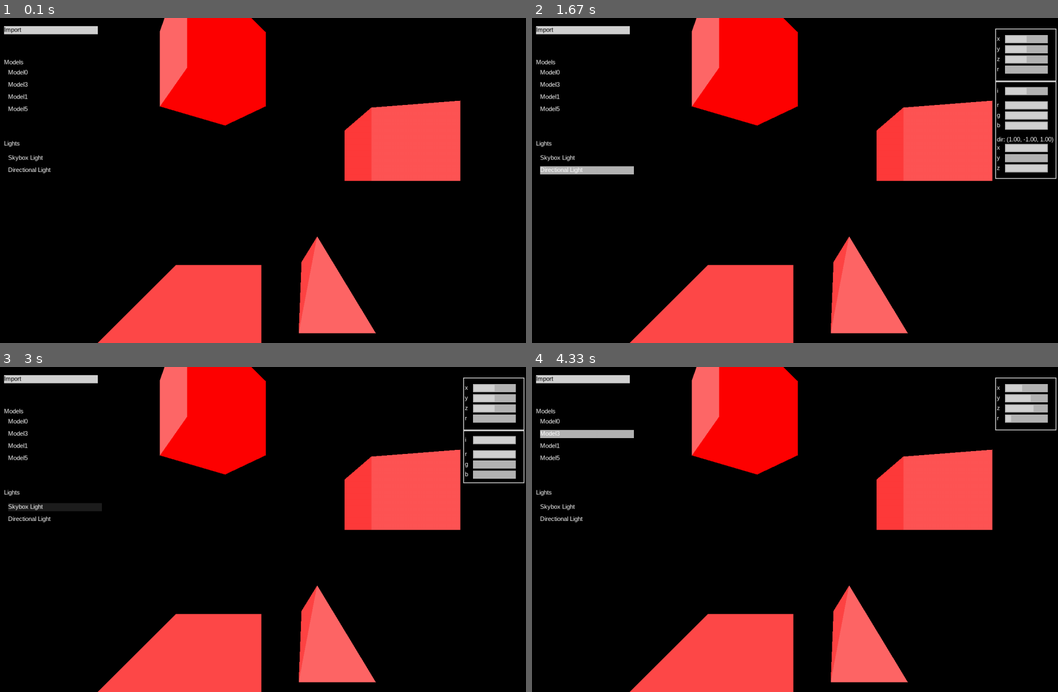
Above: before the commit, frames 1-4 (two rows, left to right).
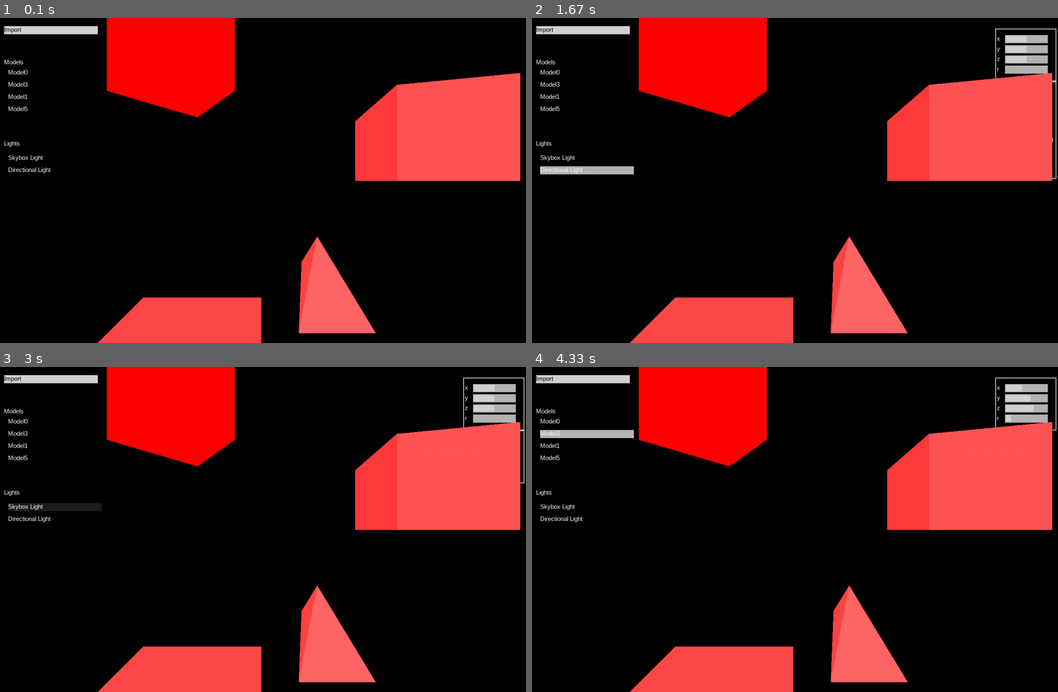
Above: after the commit, the same moments.

Repository: MichalTraczyk/pygame-3d-renderer
Game: pygame game, started from src/main.py
The game is run twice, just before and just after one commit, with the same random seed, the same clock (stepped at 60 frames per second) and the same inputs.
Inputs (mouse positions are in pixels of both pictures, inside the frame that each line leads up to):
- Up to frame 1 (0.1 s): no input
- Up to frame 2 (1.67 s): click "Model0" at 0.38 s; click (842, 252) at 0.72 s; click "Import" at 1.05 s; click (605, 170) at 1.38 s
- Up to frame 3 (3 s): click (257, 568) at 1.72 s; click "Skybox Light" at 2.05 s; click (447, 614) at 2.38 s
- Up to frame 4 (4.33 s): click (631, 419) at 3.22 s; click (668, 584) at 3.55 s; click "Model3" at 4.22 s

The runs differ from the first frame. In frame 1, 14% of the frame differs, in the area x 20-99%, y 0-87%; in frame 2, 14%; in frame 3, 14%; in frame 4, 14%.

Commit message:
better primitive box

Diff:
--- a/src/MeshSystem/Primitives.py
+++ b/src/MeshSystem/Primitives.py
@@ -8,8 +8,8 @@
     @staticmethod
     def generate_box():
         mesh = Mesh(
-            [(-0.5, 0, 0), (-0.5, 1, 0), (0.5, 1, 0), (0.5, 0, 0)
-                , (-0.5, 0, 1), (-0.5, 1, 1), (0.5, 1, 1), (0.5, 0, 1)],
+            [(-0.5, 0, -0.5), (-0.5, 1, -0.5), (0.5, 1, -0.5), (0.5, 0, -0.5)
+                , (-0.5, 0, 0.5), (-0.5, 1, 0.5), (0.5, 1, 0.5), (0.5, 0, 0.5)],
             [(0, 1, 2), (2, 3, 0), (4, 5, 1), (0, 4, 1), (2, 6, 7), (2, 7, 3)
                 , (0, 3, 7), (7, 4, 0), (7, 5, 4), (7, 6, 5), (1, 5, 2), (5, 6, 2)])
         mesh.set_color(Color(255, 255, 255))
